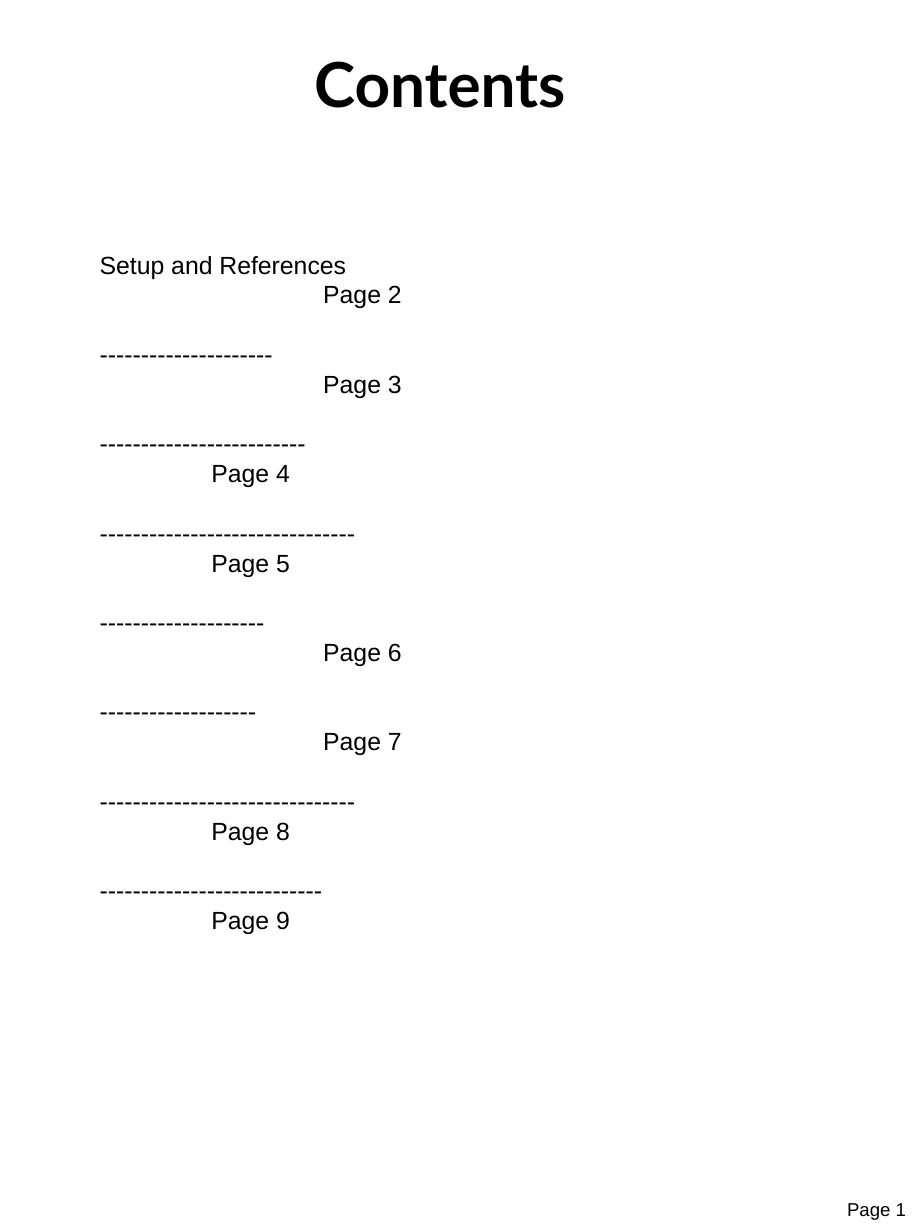
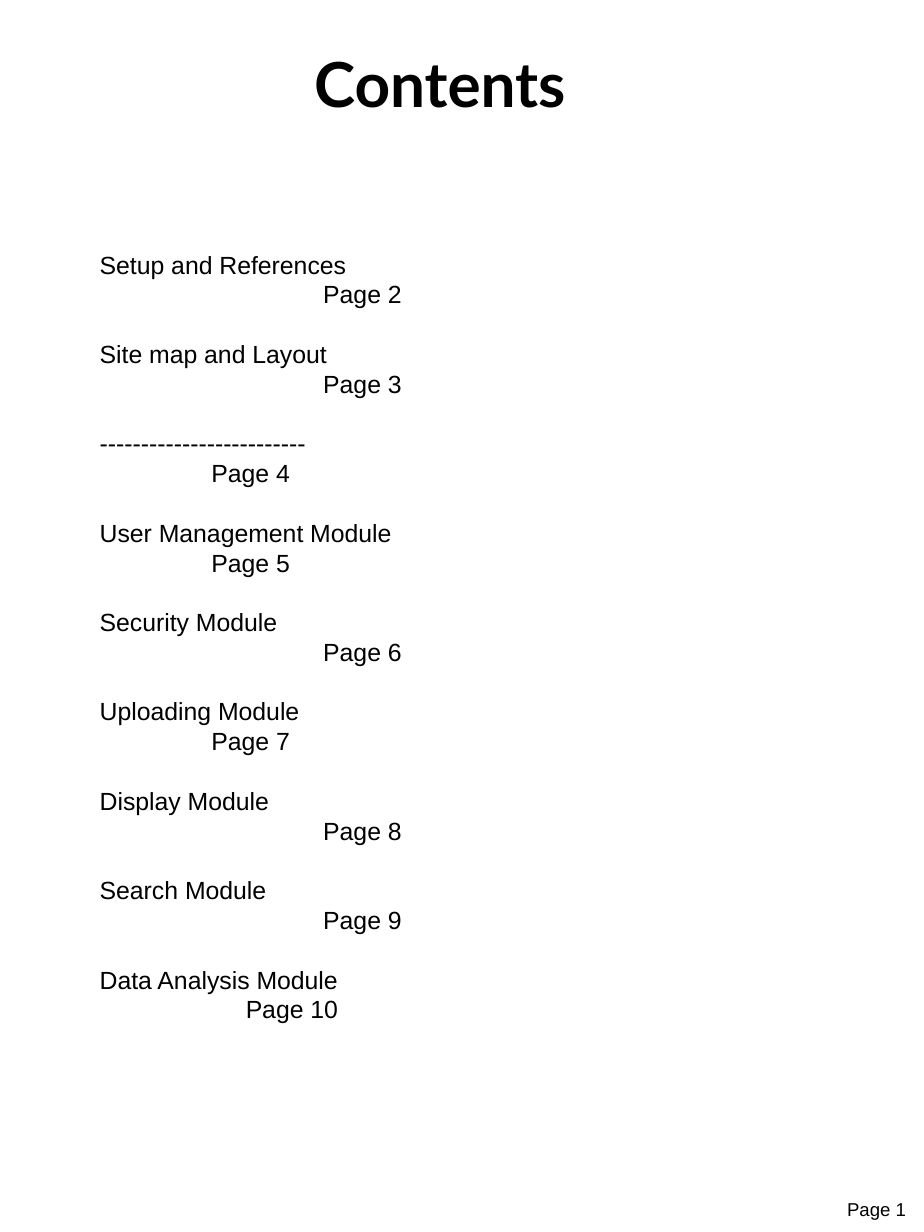
Before and after one commit to Tamarabyte/database391, a slide deck: slide 2 of ProjectReport.odp. Drawn at 924x1232 pixels with LibreOffice and Linux fonts; fonts in the diff are those of the drawing. Boxes give left, top, right and bottom in pixels: in the first picture for what was removed or moved away, otherwise in the second. Text is boxed around its words. In the diff, an @@ line names an element or a change of style, - is before the commit and + after.

```diff
--- a/ProjectReport.odp
+++ b/ProjectReport.odp
@@ text at (x1=100, y1=345, x2=402, y2=398): text changed @@
---------------------- Page 3
+Site map and Layout Page 3
@@ text at (x1=100, y1=524, x2=402, y2=1023): text changed @@
-------------------------------- Page 5
--------------------- Page 6
-------------------- Page 7
-------------------------------- Page 8
---------------------------- Page 9
+User Management Module Page 5
+Security Module Page 6
+Uploading Module Page 7
+Display Module Page 8
+Search Module Page 9
+Data Analysis Module Page 10
```
Also in this commit, not shown: 2 other slides changed, 8 slides added, 1 slide removed, 1 other file.
